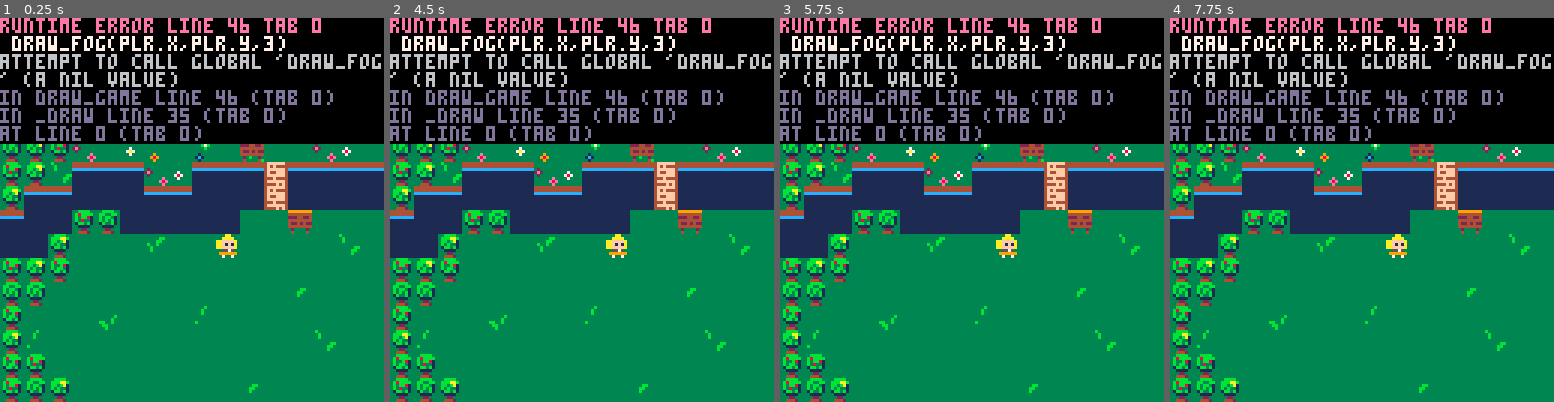
Above: before the commit, frames 1-4 (left to right).
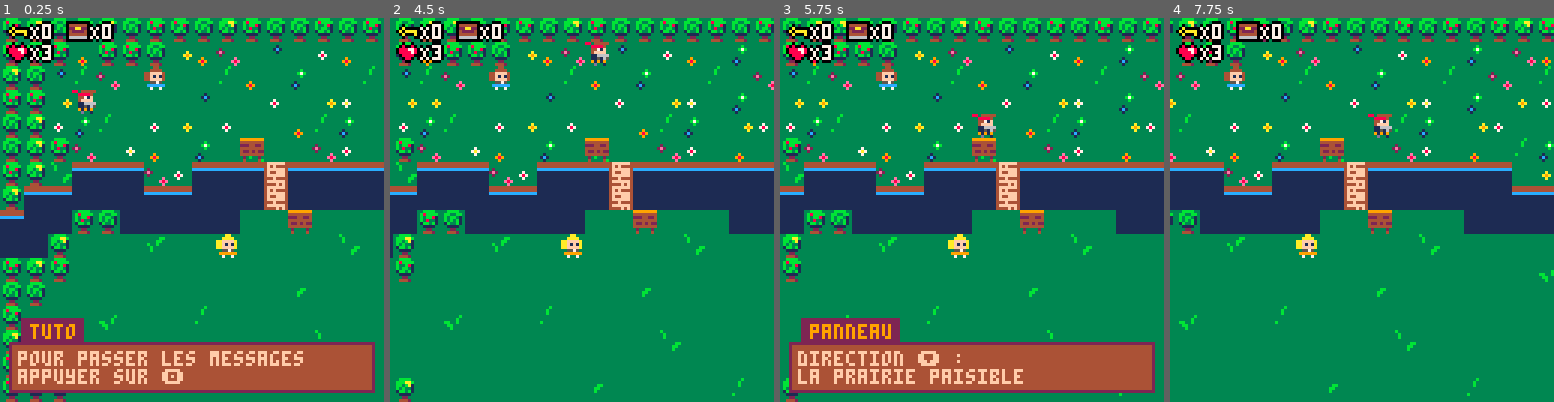
Above: after the commit, the same moments.

Repository: adatechschool/projet-collectif-pico-8-enigma-lar
Game: PICO-8 cartridge enigma.p8
The game is run twice, just before and just after one commit, with the same random seed, the same clock (stepped at 60 frames per second) and the same inputs.
Inputs:
- Up to frame 1 (0.25 s): no input
- Up to frame 2 (4.5 s): tap O (Z key) at 0.33, 0.7, 1.43, 2.22, 3.1, 3.98 s; tap X (X key) at 1.07, 2.07, 2.4, 2.73, 3.07, 3.4, 3.73, 4.07, 4.4 s; hold Left 1.97-2.37 s; hold Down 2.42-2.82 s; hold Right 2.87-3.53 s; hold Up 3.58-4.08 s; hold Right from 4.13 s (still down)
- Up to frame 3 (5.75 s): release Right at 4.53 s; hold Down 4.58-5.08 s; tap X (X key) every 0.33 s from 4.73 to 5.73 s; tap O (Z key) at 4.87 s; hold Left from 5.13 s (still down)
- Up to frame 4 (7.75 s): tap O (Z key) at 5.75, 6.63, 7.52 s; release Left at 5.8 s; hold Up 5.85-6.18 s; tap X (X key) every 0.33 s from 6.07 to 7.73 s; hold Left 6.23-6.63 s; hold Down 6.68-7.08 s; hold Right from 7.13 s (still down)

The runs differ from the first frame. In frame 1, 46% of the frame differs, in the area x 0-100%, y 0-98%; in frame 2, 46%; in frame 3, 60%, in the area x 0-100%, y 0-100%; in frame 4, 47%.
Error before the commit: runtime error line 46 tab 0; draw_fog(plr.x,plr.y,3); attempt to call global 'draw_fog' (a nil value)

Commit message:
modify places of some sprite

Diff:
--- a/enigma.p8
+++ b/enigma.p8
@@ -46,7 +46,6 @@
 	draw_mob1()
 	draw_explo()
 	draw_blt()
-	draw_fog(plr.x,plr.y,3)
 	draw_plr()
 	draw_ui()
 	draw_msg()
@@ -263,11 +262,11 @@
 	camera()
 	palt(0,false)
 	palt(12,true)
-	spr(0,2,2)
+	spr(0,2,1)
 	print_outline("X"..plr.key,10,2,7)
-	spr(16,22,1)
+	spr(16,22,0)
 	print_outline("X"..plr.chest,30,2,7)
-	spr(32,2,8)
+	spr(32,2,7)
 	print_outline("X"..plr.life,10,9,7)
 	palt()
 end
@@ -555,43 +554,103 @@
 
 
 
+…(60 lines of a section not shown)…
 __gff__
-0000000101000000000000000001010001090002000000000000000000010100110001010100010101010102080000000000010101000005000100000002000001010101010101010000000000000000010101010101010000000000000000000101010101010100000000000000000000000101010101010100000000000000
+0000000101000000000000000001010001090002000000000000000000010100110001010100010101010102080000000000010101110005000100000002000001010101010101010000000000000000010101010101010000000000000000000101010101010100000000000000000000000101010101010100000000000000
 0000000000000000000000000000000000000000000000000000000000000000000000000000000000000000000000000000000000000000000000000000000000000000000000000000000000000000000000000000000000000000000000000000000000000000000000000000000000000000000000000000000000000000
 __map__
-0d1d1e1d1d1e0d0e1e1d0d1e1e0e1e0d1e0e1d0d1e1d0d1e1e33333333131b1d0e6243434343435243434343434352434343434343434343435243434343436321212121212121212121212121212121212121212121212121212121212121444444474747474747444444444444444444444444444444444444445b4917091a
-0d1e0d090d0d1e19091b210c210a09211a211b091e0d0e1d1e343434340d1c1e1d5370717171705370717171717053707170504343637170715371717171705321212121212121212121212121212121212121212121212121212121212121444747474744444747474444444444445c797979795744444444444464645b490b
-1d1e0c161b210421211609211a212116211b21160b0c210d1d2323232307211e1e53715043434373715043434343737140717171705371407153715043434342632121212121212121212121212121212121212121212121212121212121214447474444444447444444444444445c1708494949497979574444444444645b49
-0d0d1919212121210c21210a21191c211a210b0a09211a210e2323231e210e1d0e53707171717171707171707171717060435251715371537153707171717171532121212121212121212121212121212121212121212121212121212121214444444444444444444444445c797949054949494949490549574444444444647a
-1e1d0a1a16210a19210a212109161a21190a21212115211e2423231e0d0b211d1d53716243434343434363716243434373705370715371537160434343435171532121212121212121212121212121212121212121212121212121212121214444444444445c7979797979494949494949494916494949496a4444444444445b
-1e1d0d1b211c09211a212221211b0a210921161a211c09242323231d1a1d070e0e5371532121212121215371537071717171726371417153715370717171717053212121212121212121212121212121212121212121212121212121212121444444445c79494949494949494949494949164932494949494b44444747474464
-0d1d082424241b0a24242425242424242424210b0a1b242323230d1d1e0d211d1e53715321212121212153705371624363717053707170537172434343435171532121212121212121212121212121212121212121212121212121212121214444445c49494949494949494949054949696925694908494b6447474747444444
-1d2424232323242423232325232323232323242424242323232121212121210d1d417041212121212121724373704121726371724343436170717171717171705321212121212121212121212121212121212121212121212121212121212144445c494949494949494908494949694b646425645b4b64644447474747444444
-2423230d1e23232323232121322121212323232323232323212107210d1d1e1e080d21212121212121212121212121212153707171717072434343434343434373212121212121212121212121212121212121212121212121212121212121495c4949494949494949696969694b646444472544646444444747474747474456
-23231d21212115212103212121210821212121212121212121212121210d0e070e1e212121212121212121212121212162424343436371707171717171707111212121212121212121212121212121212121212121212121212121212121214949494949174949494b6464646464444447472555444444444747474747474466
-0d1d0e21212121212121212121212121212121072121212106212121210d1e0d1e2121212121212121212121212121215370717171537162434343435171624363212121212121212121212121212121212121212121212121212121212121494949494949494b64644444444444444456752558554444444747474747444466
-1e1e2121212121212121212106212121212121212121212121212121211d320e2121212121212121212121212121212172637140705371537171717171705370532121212121212121212121212121212121212121212121212121212121214949494949496a644444474756757575757448256a654444444447474744444466
-0e212121072121211621212121212121212121212121212121212121212121212121212121212121212121212121212121537160437371537071717162437371532121212121212121212121212121212121212121212121212121212121214949494949496a77444447567474485959590c494b654444444444444444445674
-1d16212121212121212121212108212121212121212121211621212121210d1e21212121212121212121212121212121215371537171717243434343737071715321212121212121212121212121212121212121212121212121212121212149494949490d495744444466744849051609494b64745544474747444444567448
-0e0d2121212121212121212121212121212121210621212121212121210d1e1d1e0d2121212121212121212121212121215371537040717171717171717162436121212121212121212121212121212121212121212121212121212121212149494949491d1e6a44444466481b490a49494b6474747455474747444456744849
-0d1e1d21212121212121062121212121162121212121212121212121211d1e0e1d1d2121212121212121212121212121215370724361706243637040706273705321212121212121212121212121212121212121212121212121212121212149494949490d1d6a444456745a494949054b647474747474554747475674745a49
-1d1b0d072121212121212121212121212121212121212121212121210e1e070e1a1e1d21212121212121212121212121215371717172437370604361715371715321212121212121212121212121212121212121212121212121212121212117494949220d494b445674745a0c490d1d64747474485958745544446674484949
-1e1a080d2121210721212121212121212121212121212121212121070d1d1c1a091e0d212121212121212121212121212160435170717071715370537153706273212121212121212121212121212121212121212121212121212121212121494949490d1d6a644466744849491e0d0d747474745a054a7474554466745a4949
-0e1d1d0e2121212121212107212121212121210721212121212121210d1e0b1c190d1e21212121212121212121212121215371717171407171537153715371532121212121212121212121212121212121212121212121212121212121212149491e1e1d1d4b4456740d1b49490d1d0d747474745a49495958747574745a494b
-393939393939212121212121212121212139393939393921062121211e1e0d1a0d1d1d2121212121212121212121212121537050434342517153715371417153212121212121212121212121212121212121212121212121212121212121211d1e1d69694b644466745a49051a0d1e64747474745a4918494958747448494b64
-393131313c39393939212121212139393939313c31313921212121210d0d1d1e1e0d21212121212121212121212121212153717170717171704171537170715321212121212121212121212121212121212121212121212121212121212121446464646464444466745a491e256464747474485949494949694b74745b4b6474
-393a3a3a3b3a3a3a393939113939393a3a3a3a3b3a3a392121212121210d1d1d0d2121212121212121624343434343434342434343434351717170724351705321212121212121212121212121212121212121212121212121212121212121444444444444474746741d4b6425747474744849054949694b6464747464647474
-393131313c3131313131313c313131313131313c313139212107212121210d0e1d2121212121212121537071717171717171717170717171704071717170714921212121212121212121212121212121212121212121212121212121212121444444474747474744666464742574747448494949494b64647474747448587474
-393131313c3131313131313c313131313131313c313139212121212121210e1e1e0d212121212121215371504343434343434343524343434343434343517153212121212121212121212121212121212121212121212121212121212121214444474747474747476674747425744859494949494b64747476747448694b7474
-393131313c3131313131313c313131313131313c313139212121052106210e1e1d1d2121212121212153707171717171717171705371707171717171717071726321212121212121212121212121212121212121212121212121212121212144474747474444445674747448255949494949494b647474454446746464647474
-393939393b3a3a3a3a3a3a3b3a3a3a3a3a3a3a3b3a3a393939212121211e1d0e1d1e212121212121624263705043434343436371537162435243517062517170532121212121212121212121212121212121212121212121212121212121214447474747444456747474745a4949494949694b647445444747446674746b6b4c
-393131313c3131313131313c313131313131313c3131393739062121211d080d62434343434352436171537171717171717053715371537053717171537071506121212121212121212121212121212121212121212121212121212121212144474747444456747448595949494949694b646474454447474756746b4c545454
-39313131393131313131313c313131313131313c313139313921211e1e0d1e1d5371717171705370537153705043524343437371537060436170624342637170532121212121212121212121212121212121212121212121212121212121214447475675757474484949494949694b646474744544474747476b4c5454545468
-393d3131393939393931313c313131313131313c3131113139211d1e060c1d0d537140714071537141717243434361707171717072436170417153717053715061212121212121212121212121212121212121212121212121212121212121447575744859595949494949494b6464747445444444447b7b6c54685454675454
-39393939392121053939393939393939393939393939393939051d1d1c1b081d5371537053715371717071717170417140714071717053717171537162537170532121212121212121212121212121212121212121212121212121212121214448595949494949494949494b6474747445474747476c54545467545454545454
-06172121212121212106212117212121210521211721212121210d1e1d1e0e1e5370533d537172434343434351717171537160434343737150436171724251715321212121212121212121212121212121212121212121212121212121212144444949494949494949496a64747447474447477b6c5454545454685454546754
-2726282a272a2a2826292a272a282a262a27292a262a28292a2628272a292a2872434243617171717171717171716243617153707171717171705370717171715321212121212121212121212121212121212121212121212121212121212144494949494949494949494b744547474444446c54546854545467545454545454
-…(4 lines of a section not shown)…
+0d1d1e1d1d1e0d0e1e1d0d1e1e0e1e0d1e0e1d0d1e1d0d1e1e33333333131b1d0e6243434343435243434343434352434343434343434343435243434343436336363636363636363636363636363636363636363636363636363636363636444444474747474747444444444444444444444444444444444444445b4917091a
+0d1e0d090d0d1e19091b360c360a09361a361b091e0d0e1d1e343434340d1c1e1d53707171717053707171717170537071705043436371707153717171713d5336363636363636363636363636363636363636363636363636363636363636444747474744444747474444444444445c797979795744444444444464645b490b
+1d1e0c161b360436361609361a363616361b36160b0c0b0d1d2323232307361e1e53715043434373715043434343737140717171705371407153715043434342633636363636363636363636363636363636363636363636363636363636364447474444444447444444444444445c1708494949497979574444444444645b49
+0d0d1919363636360c36360a36191c361a360b0a091b1c090e2323231e360e1d0e53707171717171707171707171717060435251715371537153707171717171533636363636363636363636363636363636363636363636363636363636364444444444444444444444445c797949054949494949490549574444444444647a
+1e1d0a1a16360a19360a363609161a36190a363636151c1e2423231e0d0b361d1d53716243434343434363716243434373705370715371537160434343435171533636363636363636363636363636363636363636363636363636363636364444444444445c7979797979494949494949494916494949496a4444444444445b
+1e1d0d1b361c09361a362236361b0a360936161a361c09242323231d1a1d070e0e5371533636363636365371537071717171726371417153715370717171717053363636363636363636363636363636363636363636363636363636363636444444445c79494949494949494949494949164932494949494b44444747474464
+0d1d082424241b0a24242425242424242424360b0a1b242323230d1d1e0d361d1e53715336363636363653705371624363717053707170537172434343435171533636363636363636363636363636363636363636363636363636363636364444445c49494949494949494949054949696925694908494b6447474747444444
+1d2424232323242423232325232323232323242424242323233636363636360d1d417041363636363636724373704136726371724343436170717171717171705336363636363636363636363636363636363636363636363636363636363644445c494949494949494908494949694b646425645b4b64644447474747444444
+2423230d1e23232323233636323636362323232323232323363607360d1d1e1e080d36363636363636363636363636363653707171717072434343434343434373363636363636363636363636363636363636363636363636363636363636495c4949494949494949696969694b646444472544646444444747474747474456
+23231d36363615363603363636360836363636363636363636363636360d0e070e1e363636363636363636363636363662424343436371701171717171707111363636363636363636363636363636363636363636363636363636363636364949494949174949494b6464646464444447472555444444444747474747474466
+0d1d0e36363636363636363636363636363636073636363606363636360d1e0d1e3636363636363636363636363636365370717171537162517171505171624363363636363636363636363636363636363636363636363636363636363636494949494949494b64644444444444444456752558554444444747474747444466
+1e1e3636363636363636363606363636363636363636363636363636361d320e3636363636363636363636363636363672637140705371537171717171705370533636363636363636363636363636363636363636363636363636363636364949494949496a644444474756757575757448256a654444444447474744444466
+0e363636073636361636363636363636363636363636363636363636363636363636363636363636363636363636363636537160437371537071717162437371533636363636363636363636363636363636363636363636363636363636364949494949496a77444447567474485959590c494b654444444444444444445674
+1d16363636363636363636363608363636363636363636361636363636360d1e36363636363636363636363636363636365371537171717243434343737071715336363636363636363636363636363636363636363636363636363636363649494949490d495744444466744849051609494b64745544474747444444567448
+0e0d3636363636363636363636363636363636360636363636363636360d1e1d1e0d3636363636363636363636363636365371537040717171717171717162436136363636363636363636363636363636363636363636363636363636363649494949491d1e6a44444466481b490a49494b6474747455474747444456744849
+0d1e1d36363636363636063636363636163636363636363636363636361d1e0e1d1d3636363636363636363636363636365370724361706243637040706273705336363636363636363636363636363636363636363636363636363636363649494949490d1d6a444456745a494949054b647474747474554747475674745a49
+1d1b0d073636363636363636363636363636363636363636363636360e1e070e1a1e1d36363636363636363636363636365371717172437370604361715371715336363636363636363636363636363636363636363636363636363636363617494949220d494b445674745a0c490d1d64747474485958745544446674484949
+1e1a080d3636360736363636363636363636363636363636363636070d1d1c1a091e0d363636363636363636363636363660435170717071715370537153706273363636363636363636363636363636363636363636363636363636363636494949490d1d6a644466744849491e0d0d747474745a054a7474554466745a4949
+0e1d1d0e3636363636363607363636363636360736363636363636360d1e0b1c190d1e36363636363636363636363636365371717171407171537153715371533636363636363636363636363636363636363636363636363636363636363649491e1e1d1d4b4456740d1b49490d1d0d747474745a49495958747574745a494b
+393939393939363636363636363636363639393939393936063636361e1e0d1a0d1d1d3636363636363636363636363636537050434342517153715371417153363636363636363636363636363636363636363636363636363636363636361d1e1d69694b644466745a49051a0d1e64747474745a4918494958747448494b64
+393131313c39393939363636363639393939313c31313936363636360d0d1d1e1e0d36363636363636363636363636363653717170717171704171537170715336363636363636363636363636363636363636363636363636363636363636446464646464444466745a491e256464747474485949494949694b74745b4b6474
+393a3a3a3b3a3a3a393939113939393a3a3a3a3b3a3a393636363636360d1d1d0d3636363636363636624343434343434342434343434351717170724351705336363636363636363636363636363636363636363636363636363636363636444444444444474746741d4b6425747474744849054949694b6464747464647474
+393131313c3131313131313c313131313131313c313139363607363636360d0e1d3636363636363636537071717171717171717170717171704071717170714936363636363636363636363636363636363636363636363636363636363636444444474747474744666464742574747448494949494b64647474747448587474
+393131313c3131313131313c313131313131313c313139363636363636360e1e1e0d363636363636365371504343434343434343524343434343434343517153363636363636363636363636363636363636363636363636363636363636364444474747474747476674747425744859494949494b64747476747448694b7474
+393131313c3131313131313c313131313131313c313139363636053606360e1e1d1d3636363636363653707171717171717171705371707171717171717071726336363636363636363636363636363636363636363636363636363636363644474747474444445674747448255949494949494b647474454446746464647474
+393939393b3a3a3a3a3a3a3b3a3a3a3a3a3a3a3b3a3a393939363636361e1d0e1d1e363636363636624263705043434343436371537162435243517062517170533636363636363636363636363636363636363636363636363636363636364447474747444456747474745a4949494949694b647445444747446674746b6b4c
+393131313c3131313131313c313131313131313c3131393739063636361d080d62434343434352436171537171717171717053715371537053717171537071506136363636363636363636363636363636363636363636363636363636363644474747444456747448595949494949694b646474454447474756746b4c545454
+39313131393131313131313c313131313131313c3131393139363636360d1e1d5371717171705370537153705043524343437371537060436170624342637170533636363636363636363636363636363636363636363636363636363636364447475675757474484949494949694b646474744544474747476b4c5454545468
+393d3131393939393931313c313131313131313c3131113139361d36060c1d0d537140714071537141717243434361707171717072436170417153717053715061363636363636363636363636363636363636363636363636363636363636447575744859595949494949494b6464747445444444447b7b6c54685454675454
+39393939393636053939393939393939393939393939393939051d1d1c1b081d5371537053715371717071717170417140714071717053717171537162537170533636363636363636363636363636363636363636363636363636363636364448595949494949494949494b6474747445474747476c54545467545454545454
+06173636363636363606363617363636360536361736363636360d1e1d1e0e1e5370533d537172434343434351717171537160434343737150436171724251715336363636363636363636363636363636363636363636363636363636363644444949494949494949496a64747447474447477b6c5454545454685454546754
+2726282a272a2a2826292a272a282a262a27292a262a28292a2628272a292a2872434243617171717171717171716243617153707171717171705370717171715336363636363636363636363636363636363636363636363636363636363644494949494949494949494b744547474444446c54546854545467545454545454
+…(4 lines of a section not shown)…
Not shown, changed: 80 lines of the sprite sheet (__gfx__) section of enigma.p8
